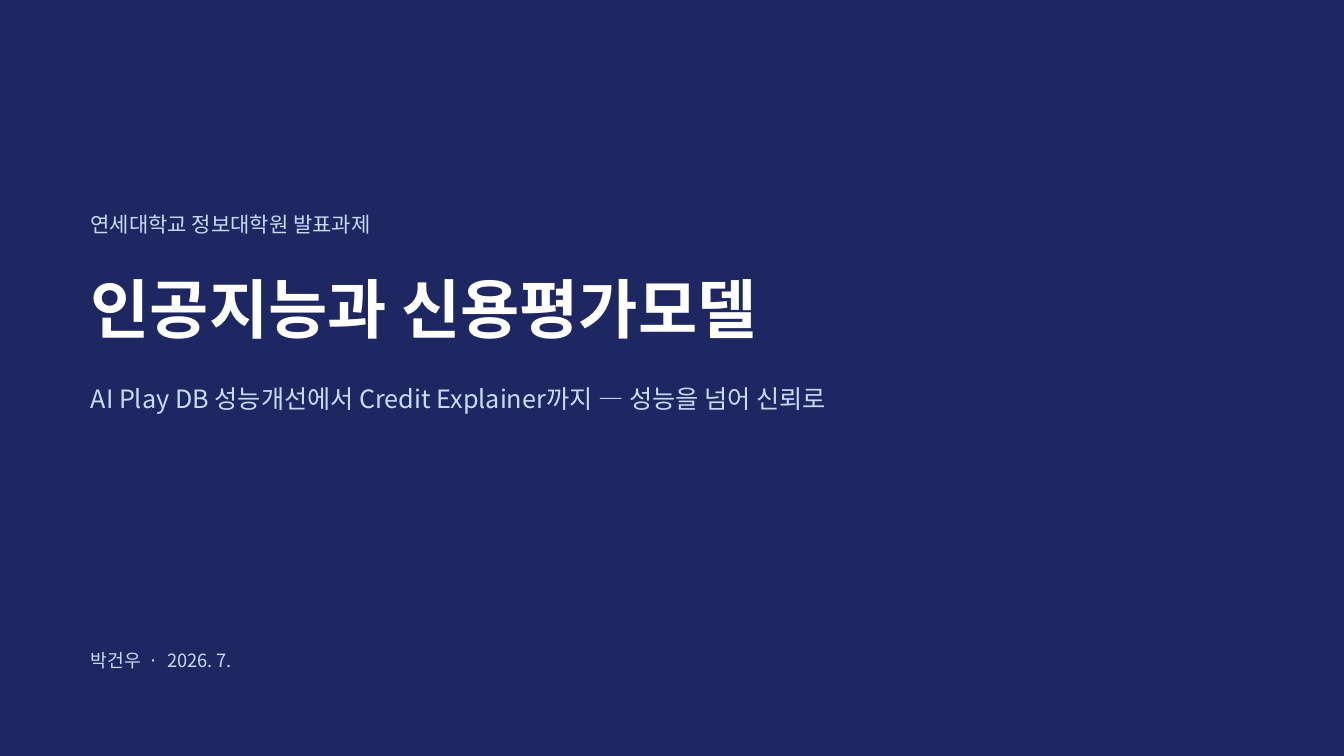
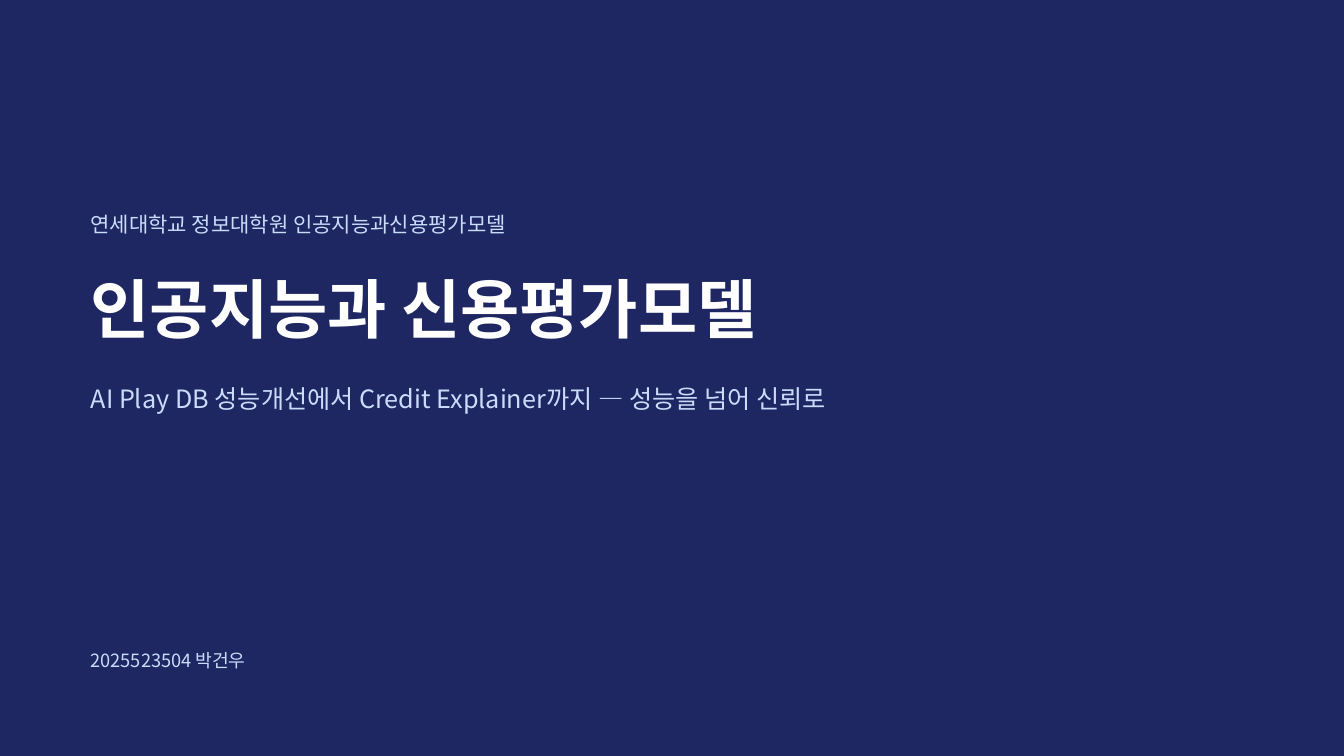
Before and after one commit to gwpark-dev/credit-explainer, a slide deck: slide 1 of CreditExplainer_발표자료_박건우.pptx. Drawn at 1344x756 pixels with LibreOffice and Linux fonts; fonts in the diff are those of the drawing. Boxes give left, top, right and bottom in pixels: in the first picture for what was removed or moved away, otherwise in the second. Text is boxed around its words. In the diff, an @@ line names an element or a change of style, - is before the commit and + after.

```diff
--- a/CreditExplainer_발표자료_박건우.pptx
+++ b/CreditExplainer_발표자료_박건우.pptx
@@ text at [91,214,505,234]: text changed @@
-연세대학교 정보대학원 발표과제
+연세대학교 정보대학원 인공지능과신용평가모델
@@ text at [91,652,245,669]: text changed @@
-박건우 · 2026. 7.
+2025523504 박건우
```
Also in this commit, not shown: 5 other slides changed, 3 slides removed, 4 other files.
